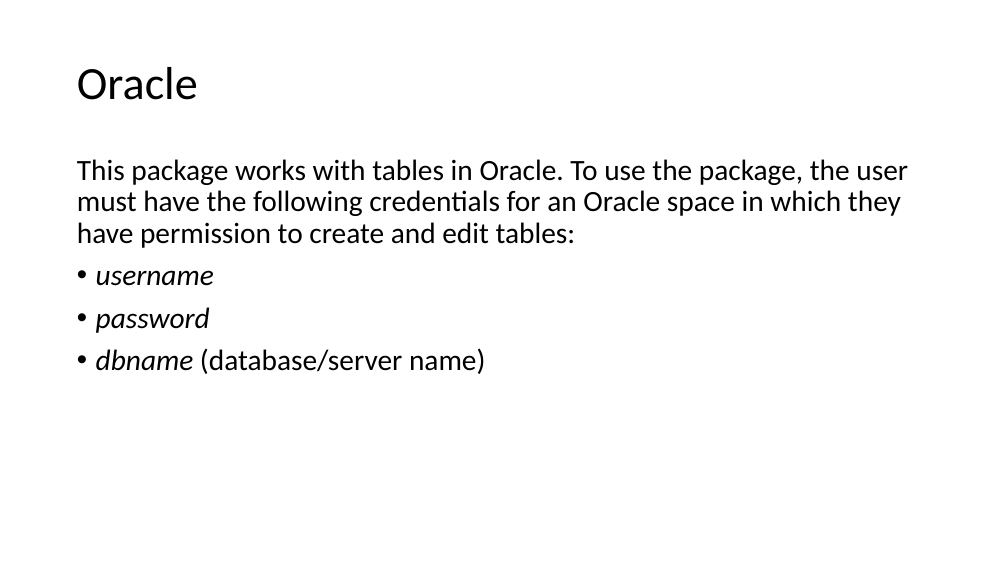
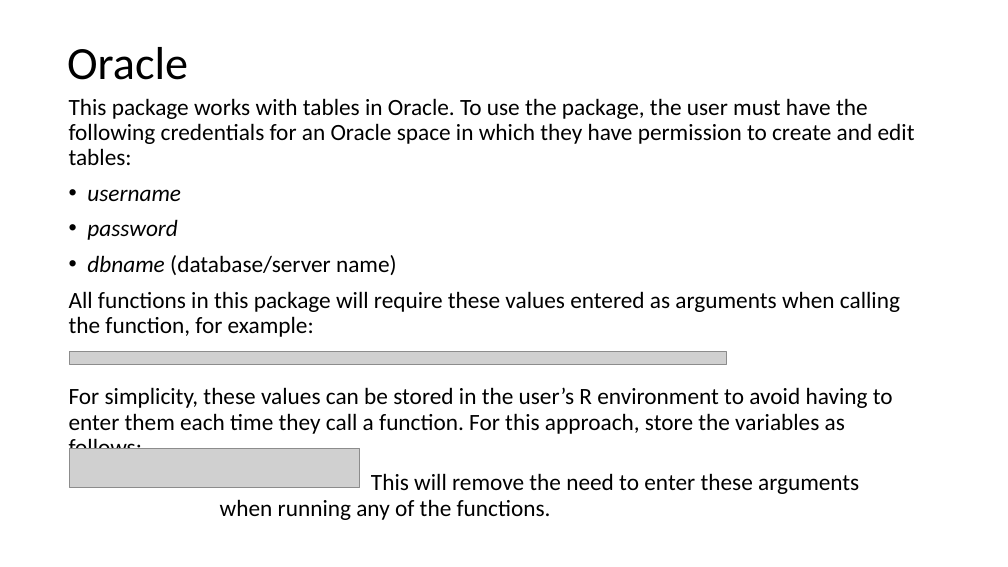
Before and after one commit to LobsterScience/LobTag2, a slide deck: slide 4 of app.files/user_guide.pptx. Drawn at 1008x567 pixels with LibreOffice and Linux fonts; fonts in the diff are those of the drawing; grey boxes stand for pictures. Boxes give left, top, right and bottom in pixels: in the first picture for what was removed or moved away, otherwise in the second. Text is boxed around its words. In the diff, an @@ line names an element or a change of style, - is before the commit and + after.

Commit message:
more slides added to user guide. Minor edits to generate_maps

```diff
--- a/app.files/user_guide.pptx
+++ b/app.files/user_guide.pptx
@@ title "Oracle": place and size @@
-title "Oracle" at [77, 67, 198, 100]
+title "Oracle" at [67, 47, 188, 80]
@@ text "This package works with tables ...": place and size @@
-text "This package works with tables ..." at [77, 159, 908, 374]
+text "This package works with tables ..." at [69, 98, 915, 520]
@@ text at [69, 98, 915, 275]: size 28 to 22.2 pt in "This package works with tables in Oracle. ...", "username", "password", "dbname (database/server name)" @@
@@ text at [69, 291, 900, 520]: paragraphs added @@
+All functions in this package will require these values entered as arguments when calling the function, for example:
+For simplicity, these values can be stored in the user’s R environment to avoid having to enter them each time they call a function. For this approach, store the variables as follows:
+This will remove the need to enter these arguments when running any of the functions.
@@ picture added at [70, 352, 727, 364] @@
@@ picture added at [70, 448, 360, 488] @@
```
Also in this commit, not shown: 2 other slides changed, 14 slides added, 1 other file.
